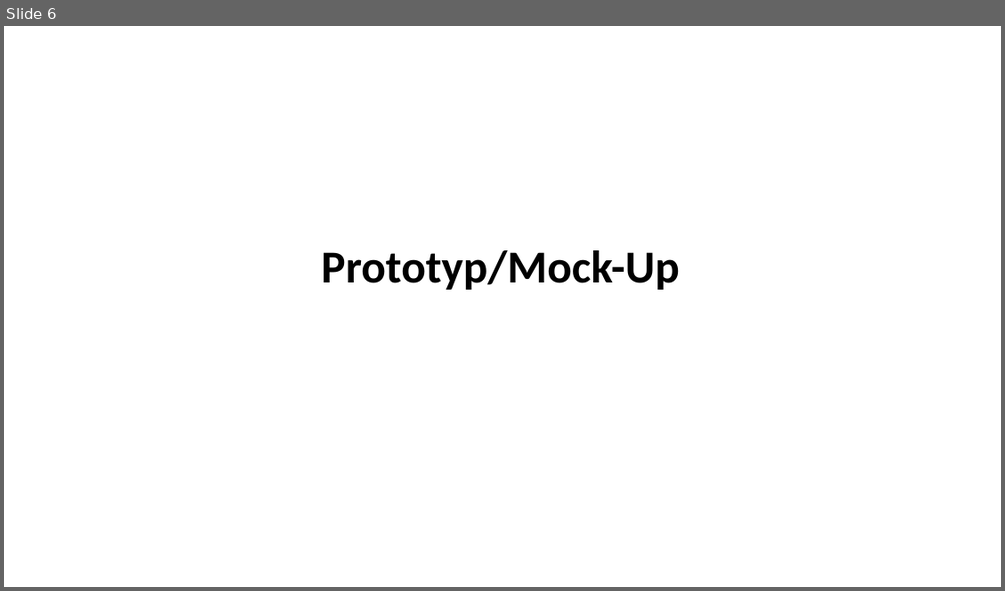
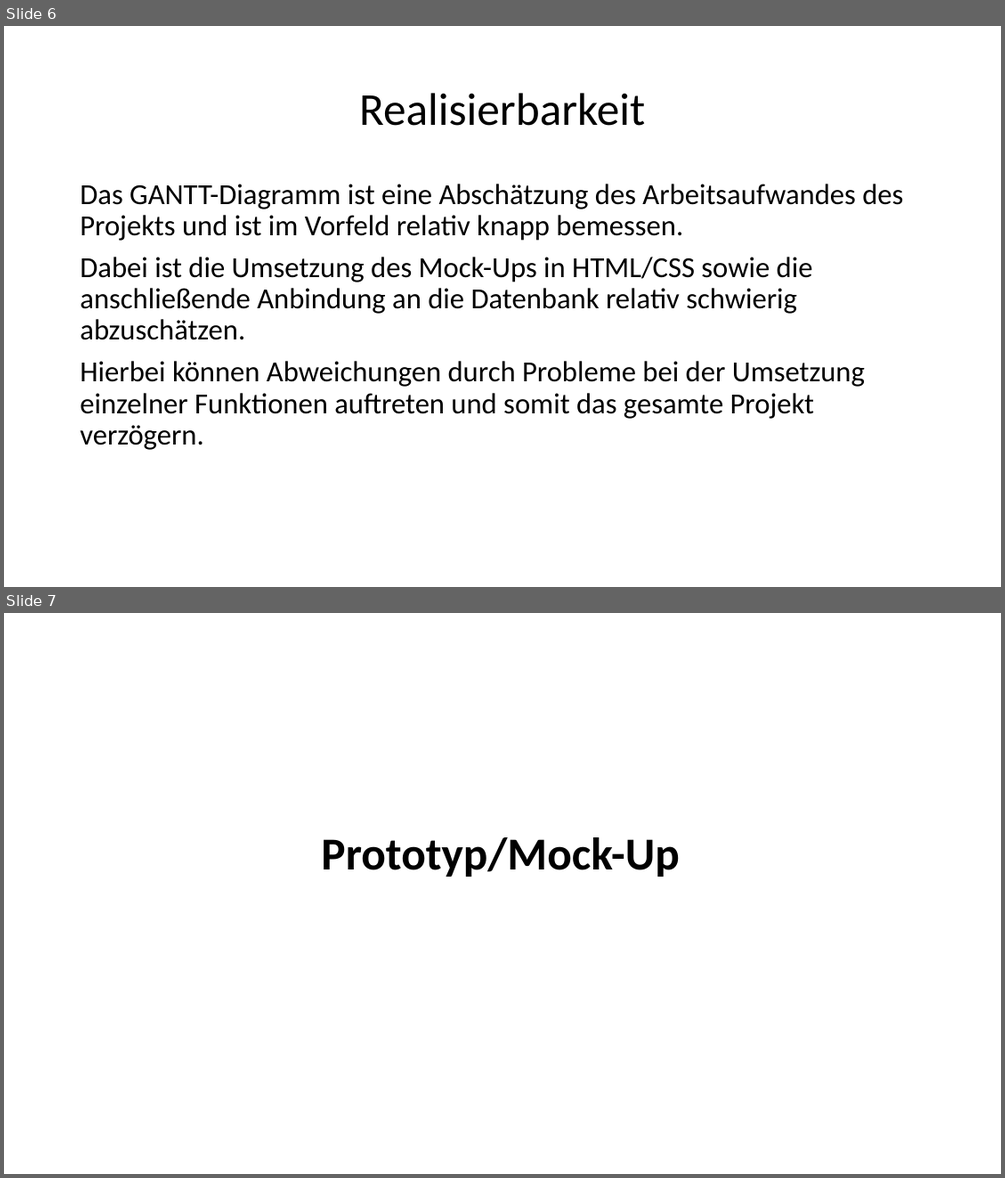
Before and after one commit to Sick0123/Pr_webAnw2, a slide deck: Geschäftsvorschlag sowie grafischer Prototyp.pptx. Shown one above the other, each under a label of ours: slide 6 before the commit, slides 6 and 7 after it. The pictures are 1005x591 and 1005x1178 pixels, drawn with LibreOffice and Linux fonts; fonts in the diff are those of the drawing. Boxes give left, top, right and bottom in pixels: in the first picture for what was removed or moved away, otherwise in the second. Text is boxed around its words. In the diff, an @@ line names an element or a change of style, - is before the commit and + after.

```diff
--- a/Geschäftsvorschlag sowie grafischer Prototyp.pptx
+++ b/Geschäftsvorschlag sowie grafischer Prototyp.pptx
@@ slide 6 added at (4, 26, 1001, 587), background #FFFFFF @@
@@ title added at (359, 93, 645, 126), 44 pt, text #000000 @@
+Realisierbarkeit
@@ text added at (80, 184, 903, 450), 28 pt, text #000000 @@
+Das GANTT-Diagramm ist eine Abschätzung des Arbeitsaufwandes des Projekts und ist im Vorfeld relativ knapp bemessen.
+Dabei ist die Umsetzung des Mock-Ups in HTML/CSS sowie die anschließende Anbindung an die Datenbank relativ schwierig abzuschätzen.
+Hierbei können Abweichungen durch Probleme bei der Umsetzung einzelner Funktionen auftreten und somit das gesamte Projekt verzögern.
@@ what was slide 6 is now slide 7 @@
```
Also in this commit, not shown: 1 slide changed, 1 other slide added, 2 slides removed.
